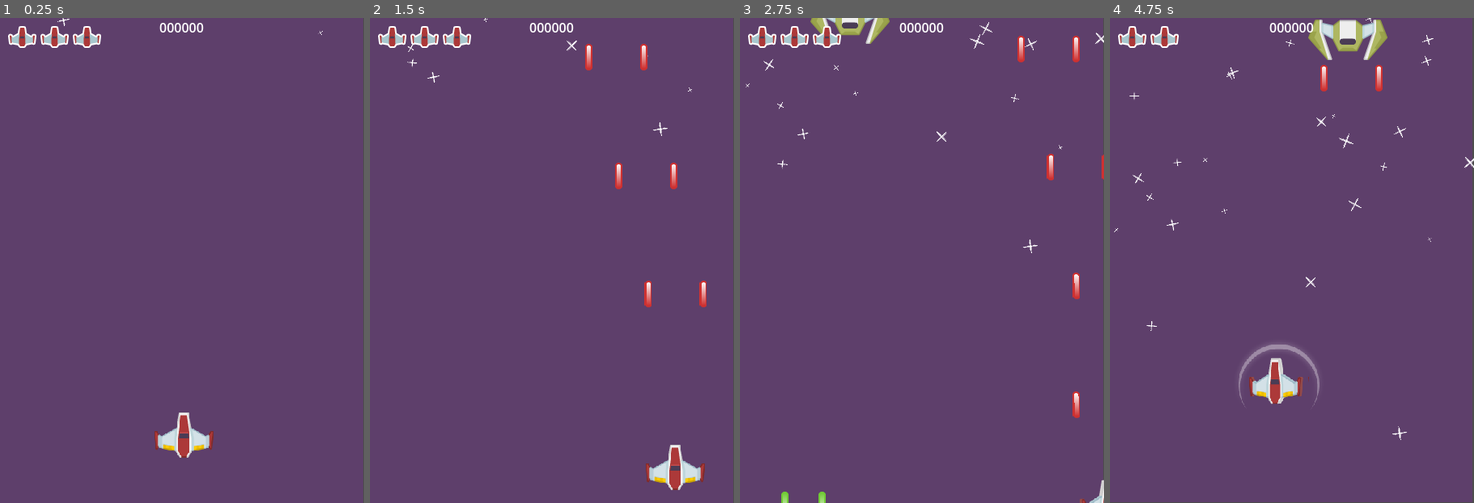
Above: before the commit, frames 1-4 (left to right).
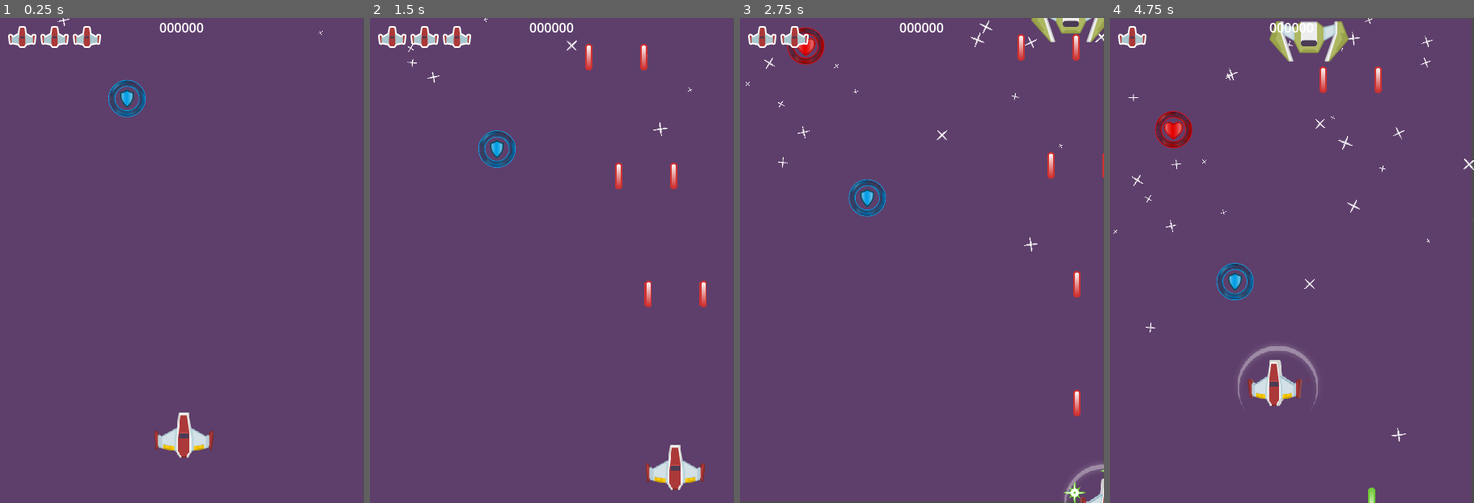
Above: after the commit, the same moments.

Repository: ivaylo-traykov/Yet-Another-Space-Shooter-course-
Game: Godot game, scene res://MainScenes/game.tscn
The game is run twice, just before and just after one commit, with the same random seed, the same clock (stepped at 60 frames per second) and the same inputs.
Inputs:
- Up to frame 1 (0.25 s): no input
- Up to frame 2 (1.5 s): hold D (move_right) 0.53-1.28 s; hold Space (shoot) 0.53-1.28 s; hold S (move_down) from 1.28 s (still down); tap Space (shoot) at 1.35 s
- Up to frame 3 (2.75 s): release S (move_down) at 2.03 s; hold D (move_right) from 2.03 s (still down); hold Space (shoot) from 2.03 s (still down)
- Up to frame 4 (4.75 s): release D (move_right) at 2.78 s; release Space (shoot) at 2.78 s; hold W (move_up) 2.78-3.53 s; tap Space (shoot) at 2.85, 4.35 s; hold Space (shoot) 3.53-4.28 s; hold A (move_left) from 3.53 s (still down)

The runs differ from the first frame. In frame 1, 0.5% of the frame differs, in the area x 29-40%, y 12-21%; in frame 2, 0.5%; in frame 3, 3.3%; in frame 4, 4.8%, in the area x 0-100%, y 0-100%.

Commit message:
Added three powerups

Diff:
--- a/MainScenes/Spawner.gd
+++ b/MainScenes/Spawner.gd
@@ -7,24 +7,47 @@
 	preload("res://Enemy/bouncer_enemy.tscn"),
 	preload("res://Enemy/SlowShooter.tscn"),
 ]
+var powerup_scenes = [
+	preload("res://Powerups/powerup_shield.tscn"),
+	preload("res://Powerups/powerup_rapid_fire.tscn"),
+	preload("res://Powerups/powerup_life.tscn"),
+]
+
 var meteor_scene = preload("res://Meteor/Meteor.tscn")
 var spawn_time = 5.0
+var min_powerup_spawn_time = 3
+var max_powerup_spawn_time = 20
+
 @onready var spawn_timer = $SpawnTimer
+@onready var powerup_timer = $PowerupTimer
 
 func _ready():
 	pass
 
+func get_random_spawn_pos() -> Vector2:
+	var view_rect = get_viewport_rect()
+	var x_pos = randi_range(view_rect.position.x, view_rect.end.x)
+	return Vector2(x_pos, position.y)
+
 func _on_spawn_timer_timeout():
 	# Spawn enemy
-	var view_rect = get_viewport_rect()
-	var x_pos = randi_range(view_rect.position.x, view_rect.end.x)
 	var enemy_scene = enemy_scenes[randi() % enemy_scenes.size()]
 	if randf() < 0.1:
 		enemy_scene = preload("res://Meteor/Meteor.tscn")
 	var enemy = enemy_scene.instantiate()
-	enemy.position = Vector2(x_pos, position.y)
+	enemy.position = get_random_spawn_pos()
 	get_tree().current_scene.add_child(enemy)
 
 	# Reset timer
 	spawn_timer.start(spawn_time)
 	spawn_time = clamp(spawn_time - 0.1, MIN_SPAWN_TIME, 5.0)
+
+
+func _on_powerup_timer_timeout():
+	var powerup_scene = powerup_scenes[randi() % powerup_scenes.size()]
+	var powerup = powerup_scene.instantiate()
+	powerup.position = get_random_spawn_pos()
+	get_tree().current_scene.add_child(powerup)
+
+	# Reset timer
+	powerup_timer.start(randi_range(min_powerup_spawn_time, max_powerup_spawn_time))
--- a/MainScenes/game.tscn
+++ b/MainScenes/game.tscn
@@ -1,11 +1,12 @@
-[gd_scene load_steps=7 format=3 uid="uid://bxh6qbaigjisb"]
+[gd_scene load_steps=8 format=3 uid="uid://bxh6qbaigjisb"]
 
 [ext_resource type="PackedScene" uid="uid://wv5ckum87ipp" path="res://Player/Player.tscn" id="1_gnlfi"]
 [ext_resource type="Texture2D" uid="uid://cakrynf65l1un" path="res://Assets/backgroundColor.png" id="1_xetkt"]
 [ext_resource type="Texture2D" uid="uid://b337hf52nv4yk" path="res://Assets/starBig.png" id="2_oa3dt"]
+[ext_resource type="PackedScene" uid="uid://cydljo8r6pe13" path="res://Powerups/powerup_shield.tscn" id="5_05n3l"]
 [ext_resource type="PackedScene" uid="uid://fuiue6cdp4xj" path="res://HUD/HUD.tscn" id="5_aknq6"]
-[ext_resource type="Script" path="res://MainScenes/Spawner.gd" id="5_gjxth"]
 [ext_resource type="Script" path="res://MainScenes/camera.gd" id="6_f2vmy"]
+[ext_resource type="PackedScene" uid="uid://cg4p2jx3byl0o" path="res://MainScenes/spawner.tscn" id="6_ma6h8"]
 
 [node name="Game" type="Node"]
 
@@ -38,17 +39,11 @@
 z_index = 100
 position = Vector2(228, 517)
 
-[node name="Spawner" type="Node2D" parent="."]
-position = Vector2(225, 0)
-script = ExtResource("5_gjxth")
+[node name="PowerupShield" parent="." instance=ExtResource("5_05n3l")]
+position = Vector2(157, 88)
 
-[node name="SpawnTimer" type="Timer" parent="Spawner"]
-wait_time = 2.0
-one_shot = true
-autostart = true
+[node name="Spawner" parent="." instance=ExtResource("6_ma6h8")]
 
 [node name="Camera" type="Camera2D" parent="."]
 anchor_mode = 0
 script = ExtResource("6_f2vmy")
-
-[connection signal="timeout" from="Spawner/SpawnTimer" to="Spawner" method="_on_spawn_timer_timeout"]
--- /dev/null
+++ b/MainScenes/spawner.tscn
@@ -0,0 +1,20 @@
+[gd_scene load_steps=2 format=3 uid="uid://cg4p2jx3byl0o"]
+
+[ext_resource type="Script" path="res://MainScenes/Spawner.gd" id="1_hebuy"]
+
+[node name="Spawner" type="Node2D"]
+position = Vector2(225, 0)
+script = ExtResource("1_hebuy")
+
+[node name="SpawnTimer" type="Timer" parent="."]
+wait_time = 2.0
+one_shot = true
+autostart = true
+
+[node name="PowerupTimer" type="Timer" parent="."]
+wait_time = 2.0
+one_shot = true
+autostart = true
+
+[connection signal="timeout" from="SpawnTimer" to="." method="_on_spawn_timer_timeout"]
+[connection signal="timeout" from="PowerupTimer" to="." method="_on_powerup_timer_timeout"]
--- a/Player/Player.gd
+++ b/Player/Player.gd
@@ -9,9 +9,12 @@
 @onready var fire_cooldown_timer = $FireCooldown
 @onready var shield_timer = $ShieldTimer
 @onready var shield_sprite = $Shield
+@onready var rapid_fire_timer = $RapidFireTimer
 
 var vel := Vector2(0, 0)
-var fire_cooldown: float = 0.15
+var fire_cooldown_default = 0.15
+var fire_cooldown_rapid = 0.08
+var fire_cooldown = fire_cooldown_default
 var shield_cooldown = 1.5
 
 func _ready():
@@ -60,10 +63,10 @@
 	if not shield_timer.is_stopped():
 		return
 
-	shield_timer.start(shield_cooldown)
-	shield_sprite.visible = true
 	life -= amount
 	Signals.emit_signal("on_player_life_change", life)
+
+	apply_shield(shield_cooldown)
 
 	var camera = get_tree().current_scene.find_child("Camera", true, false)
 	camera.shake(10)
@@ -71,5 +74,25 @@
 	if life <= 0:
 		queue_free()
 
+
+func apply_shield(time):
+	shield_timer.start(time + shield_timer.time_left)
+	shield_sprite.visible = true
+
+
+func apply_rapid_fire(time):
+	fire_cooldown = fire_cooldown_rapid
+	rapid_fire_timer.start(time + rapid_fire_timer.time_left)
+
+
+func apply_life():
+	life += 1
+	Signals.emit_signal("on_player_life_change", life)
+
+
 func _on_shield_timer_timeout():
 	shield_sprite.visible = false
+
+
+func _on_rapid_fire_timer_timeout():
+	fire_cooldown = fire_cooldown_default
--- a/Player/Player.tscn
+++ b/Player/Player.tscn
@@ -73,9 +73,13 @@
 [node name="ShieldTimer" type="Timer" parent="."]
 one_shot = true
 
+[node name="RapidFireTimer" type="Timer" parent="."]
+one_shot = true
+
 [node name="Shield" type="Sprite2D" parent="."]
 position = Vector2(0, -9)
 scale = Vector2(0.75, 0.75)
 texture = ExtResource("3_4g0ee")
 
 [connection signal="timeout" from="ShieldTimer" to="." method="_on_shield_timer_timeout"]
+[connection signal="timeout" from="RapidFireTimer" to="." method="_on_rapid_fire_timer_timeout"]
--- /dev/null
+++ b/Powerups/powerup.gd
@@ -0,0 +1,21 @@
+class_name Powerup extends Area2D
+
+var vertical_speed = 50
+
+func _process(delta):
+	position.y += vertical_speed * delta
+
+
+func apply_powerup(player):
+	# This needs to be implemented by inheriting class
+	pass
+
+
+func _on_area_entered(area):
+	if area is Player:
+		apply_powerup(area)
+		queue_free()
+
+
+func _on_visible_on_screen_enabler_2d_screen_exited():
+	queue_free()
--- /dev/null
+++ b/Powerups/powerup.tscn
@@ -0,0 +1,19 @@
+[gd_scene load_steps=3 format=3 uid="uid://clw7w1r3d8a61"]
+
+[ext_resource type="Script" path="res://Powerups/powerup.gd" id="1_ex1b4"]
+
+[sub_resource type="CircleShape2D" id="CircleShape2D_xg0cj"]
+radius = 88.0909
+
+[node name="Powerup" type="Area2D"]
+script = ExtResource("1_ex1b4")
+
+[node name="Sprite2D" type="Sprite2D" parent="."]
+
+[node name="CollisionShape2D" type="CollisionShape2D" parent="."]
+shape = SubResource("CircleShape2D_xg0cj")
+
+[node name="VisibleOnScreenEnabler2D" type="VisibleOnScreenEnabler2D" parent="."]
+
+[connection signal="area_entered" from="." to="." method="_on_area_entered"]
+[connection signal="screen_exited" from="VisibleOnScreenEnabler2D" to="." method="_on_visible_on_screen_enabler_2d_screen_exited"]
--- /dev/null
+++ b/Powerups/powerup_life.gd
@@ -0,0 +1,4 @@
+extends Powerup
+
+func apply_powerup(player):
+	player.apply_life()
--- /dev/null
+++ b/Powerups/powerup_life.tscn
@@ -0,0 +1,18 @@
+[gd_scene load_steps=4 format=3 uid="uid://beukerqdm8iui"]
+
+[ext_resource type="PackedScene" uid="uid://clw7w1r3d8a61" path="res://Powerups/powerup.tscn" id="1_4km8n"]
+[ext_resource type="Texture2D" uid="uid://bxhsuswxvynbd" path="res://Assets/pickup_sheet.png" id="2_pddvi"]
+[ext_resource type="Script" path="res://Powerups/powerup_life.gd" id="2_s8uqq"]
+
+[node name="PowerupLife" instance=ExtResource("1_4km8n")]
+scale = Vector2(0.25, 0.25)
+script = ExtResource("2_s8uqq")
+
+[node name="Sprite2D" parent="." index="0"]
+texture = ExtResource("2_pddvi")
+region_enabled = true
+region_rect = Rect2(32, 6, 186, 186)
+
+[node name="VisibleOnScreenEnabler2D" parent="." index="2"]
+position = Vector2(-2, 7.62939e-06)
+scale = Vector2(9.4, 9.2)
--- /dev/null
+++ b/Powerups/powerup_rapid_fire.gd
@@ -0,0 +1,6 @@
+extends Powerup
+
+@export var rapid_fire_time = 4
+
+func apply_powerup(player):
+	player.apply_rapid_fire(rapid_fire_time)
--- /dev/null
+++ b/Powerups/powerup_rapid_fire.tscn
@@ -0,0 +1,19 @@
+[gd_scene load_steps=4 format=3 uid="uid://6wjmkor5iwm6"]
+
+[ext_resource type="PackedScene" uid="uid://clw7w1r3d8a61" path="res://Powerups/powerup.tscn" id="1_73fke"]
+[ext_resource type="Script" path="res://Powerups/powerup_rapid_fire.gd" id="2_gvjab"]
+[ext_resource type="Texture2D" uid="uid://bxhsuswxvynbd" path="res://Assets/pickup_sheet.png" id="3_diqfj"]
+
+[node name="PowerupRapidFire" instance=ExtResource("1_73fke")]
+script = ExtResource("2_gvjab")
+rapid_fire_time = 4
+
+[node name="Sprite2D" parent="." index="0"]
+scale = Vector2(0.25, 0.25)
+texture = ExtResource("3_diqfj")
+region_enabled = true
+region_rect = Rect2(532, 6, 186, 186)
+
+[node name="VisibleOnScreenEnabler2D" parent="." index="2"]
+position = Vector2(0.5, 0)
+scale = Vector2(2.35, 2.3)
--- /dev/null
+++ b/Powerups/powerup_shield.gd
@@ -0,0 +1,6 @@
+extends Powerup
+
+var shield_time = 6
+
+func apply_powerup(player):
+	player.apply_shield(shield_time)
--- /dev/null
+++ b/Powerups/powerup_shield.tscn
@@ -0,0 +1,18 @@
+[gd_scene load_steps=4 format=3 uid="uid://cydljo8r6pe13"]
+
+[ext_resource type="PackedScene" uid="uid://clw7w1r3d8a61" path="res://Powerups/powerup.tscn" id="1_c85k0"]
+[ext_resource type="Script" path="res://Powerups/powerup_shield.gd" id="2_6l7bv"]
+[ext_resource type="Texture2D" uid="uid://bxhsuswxvynbd" path="res://Assets/pickup_sheet.png" id="2_eeqdo"]
+
+[node name="PowerupShield" instance=ExtResource("1_c85k0")]
+scale = Vector2(0.25, 0.25)
+script = ExtResource("2_6l7bv")
+
+[node name="Sprite2D" parent="." index="0"]
+texture = ExtResource("2_eeqdo")
+region_enabled = true
+region_rect = Rect2(282, 6, 186, 186)
+
+[node name="VisibleOnScreenEnabler2D" parent="." index="2"]
+position = Vector2(3.8147e-06, -2)
+scale = Vector2(9.2, 9)
